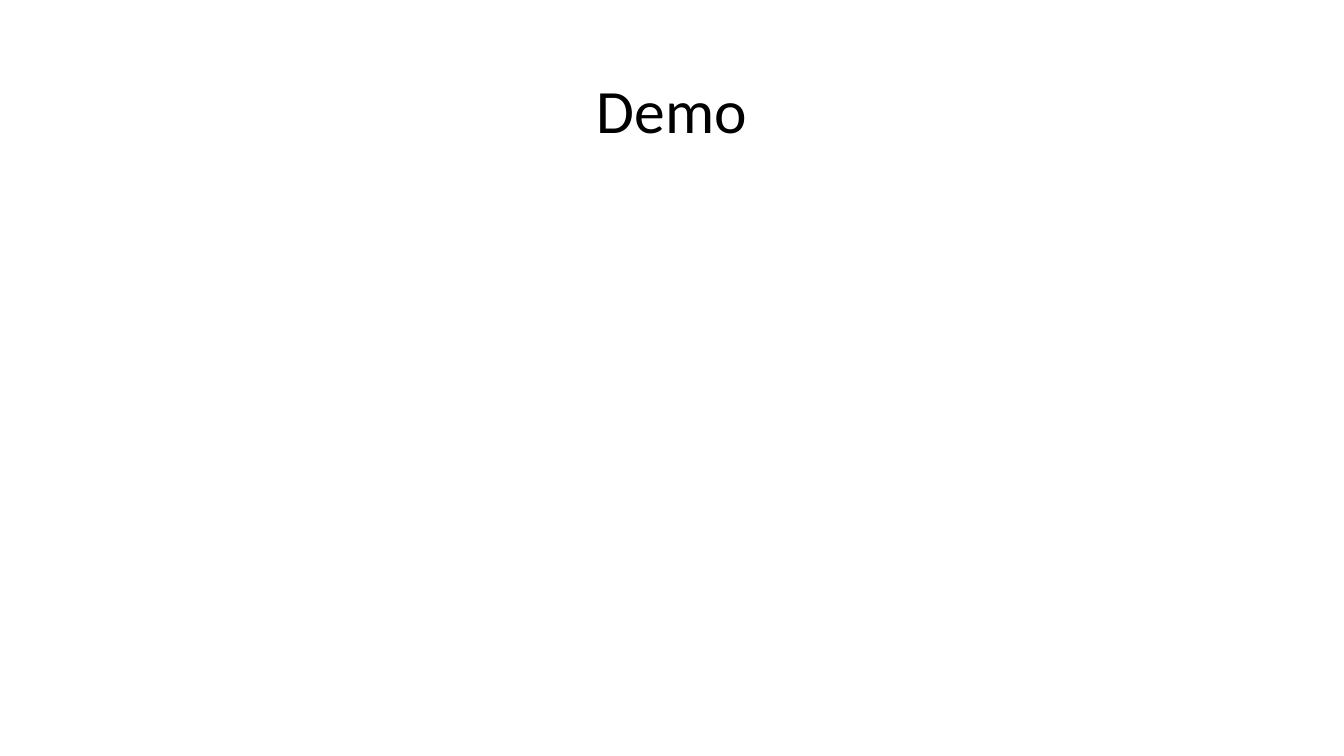
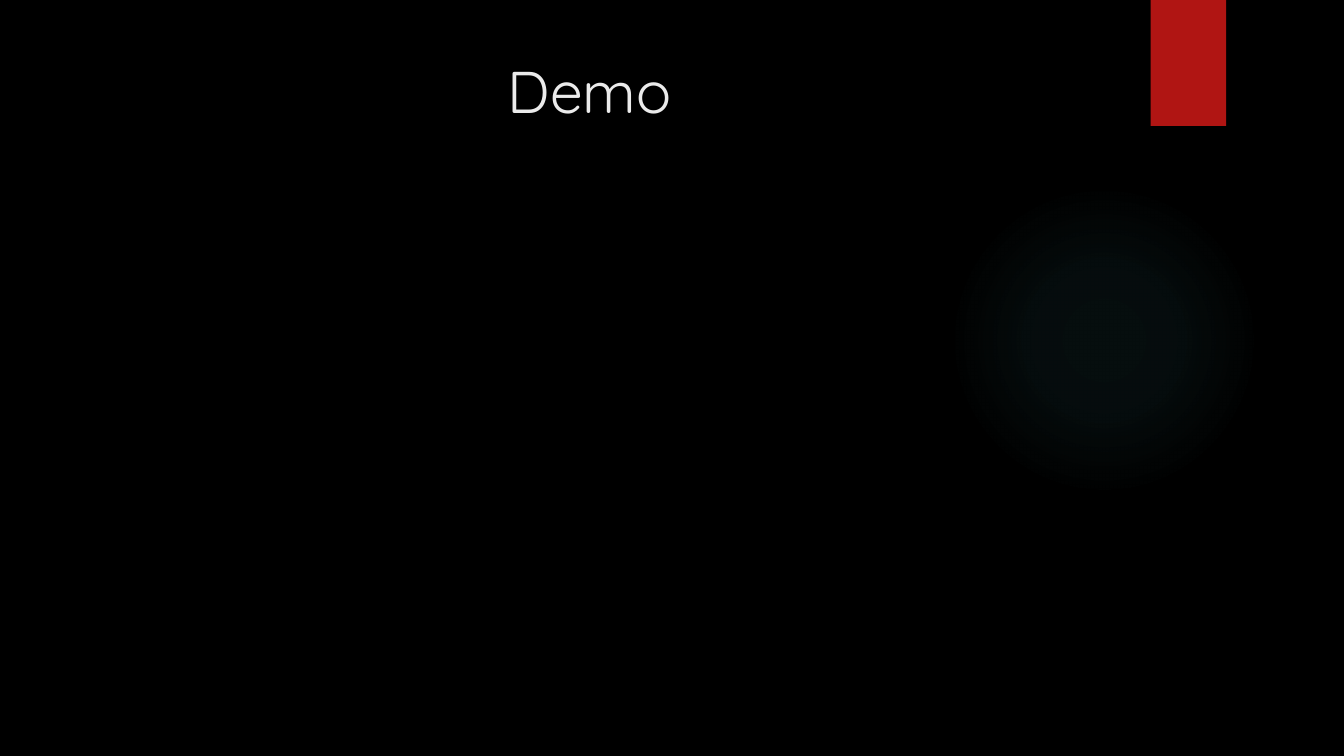
Before and after one commit to Ingrid97/g4_team4.1, a slide deck: slide 6 of Deliverables/INF112_presentasjon.pptx. Drawn at 1344x756 pixels with LibreOffice and Linux fonts; fonts in the diff are those of the drawing; background and template pictures are left out. Boxes give left, top, right and bottom in pixels: in the first picture for what was removed or moved away, otherwise in the second. Text is boxed around its words. In the diff, an @@ line names an element or a change of style, - is before the commit and + after.

```diff
--- a/Deliverables/INF112_presentasjon.pptx
+++ b/Deliverables/INF112_presentasjon.pptx
@@ background #FFFFFF to picture (left out) @@
@@ rectangle added at [1150, 0, 1226, 126], fill #B01513 @@
@@ title "Demo": place and size @@
-title "Demo" at [597, 93, 747, 134]
+title "Demo" at [508, 72, 672, 114]
@@ title "Demo" at [508, 72, 672, 114]: size 44 to 42 pt, font Calibri to Quicksand, text colour #000000 to #EBEBEB; line spacing 0.9 to 1; vertical alignment middle to top @@
@@ ellipse added at [949, 185, 1259, 495], fill gradient #50B9C1 @@
```
Also in this commit, not shown: 6 other slides changed.
